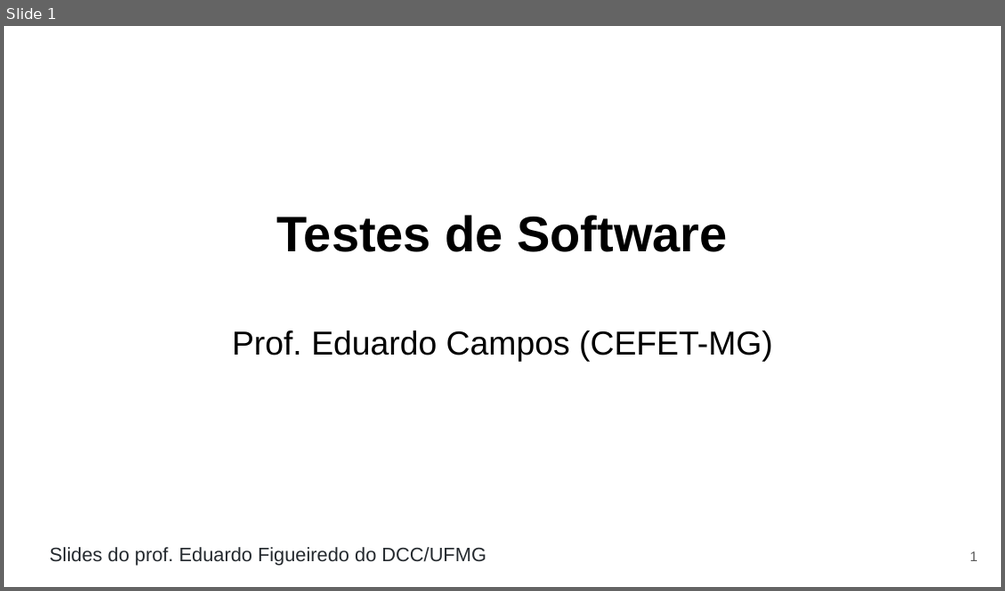
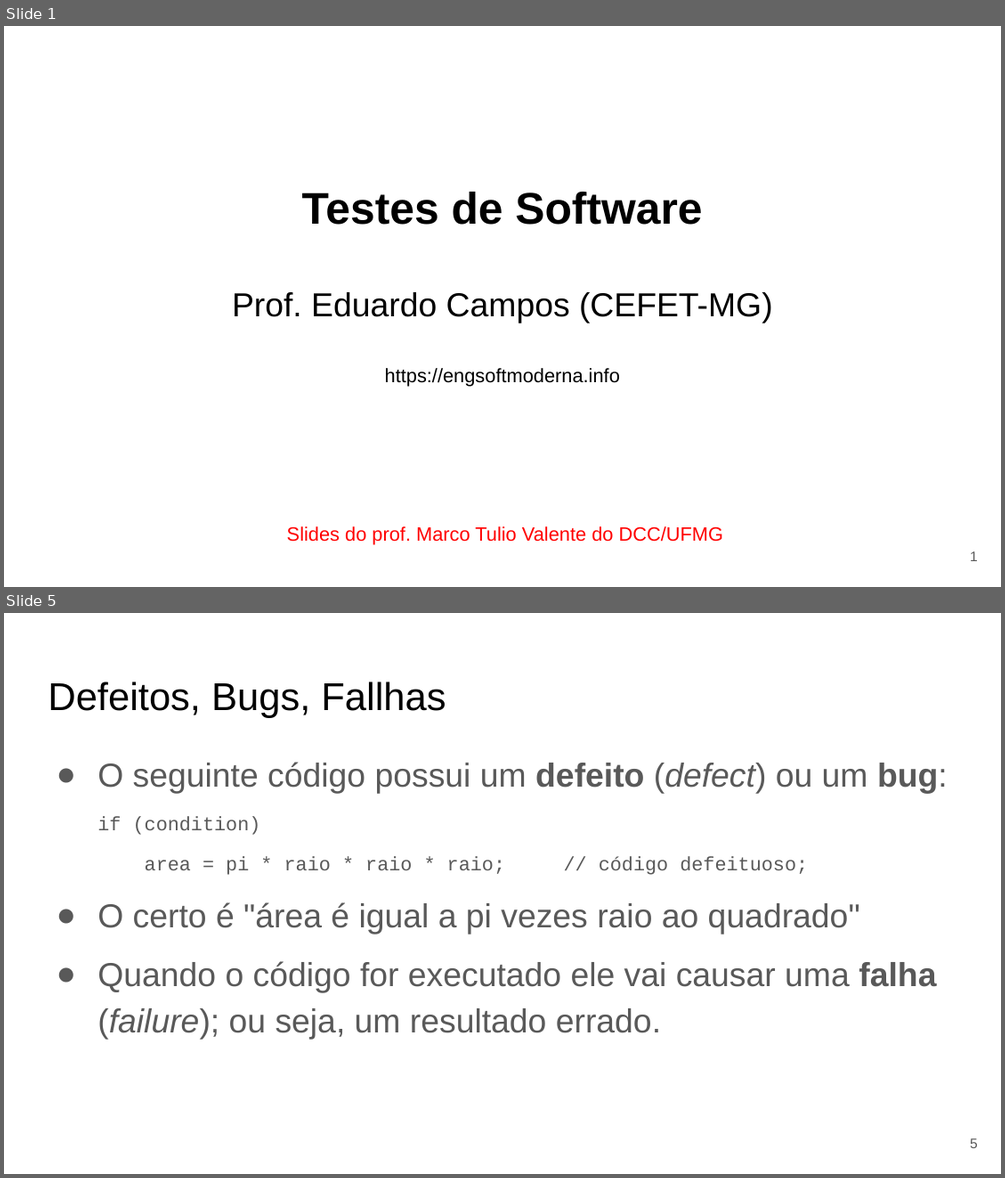
Before and after one commit to eduardocunha11/firstblog, a slide deck: aulas/gsi526/aula9-testes.pptx. Shown one above the other, each under a label of ours: slide 1 before the commit, slides 1 and 5 after it; the slides between them are not shown. The pictures are 1005x591 and 1005x1178 pixels, drawn with LibreOffice and Linux fonts; fonts in the diff are those of the drawing. Boxes give left, top, right and bottom in pixels: in the first picture for what was removed or moved away, otherwise in the second. Text is boxed around its words. In the diff, an @@ line names an element or a change of style, - is before the commit and + after.

Commit message:
aula sobre testes de software

```diff
--- a/aulas/gsi526/aula9-testes.pptx
+++ b/aulas/gsi526/aula9-testes.pptx
@@ slide 5 added at box(4, 613, 1001, 1174), background #FFFFFF @@
@@ title added at box(48, 682, 445, 718), 28 pt, text #000000 @@
+Defeitos, Bugs, Fallhas
@@ text added at box(97, 762, 947, 1038), 24 pt, text #595959 @@
+● O seguinte código possui um defeito (defect) ou um bug:
+if (condition)
+area = pi * raio * raio * raio; // código defeituoso;
+● O certo é "área é igual a pi vezes raio ao quadrado"
+● Quando o código for executado ele vai causar uma falha (failure); ou seja, um resultado errado.
@@ page number added at box(970, 1138, 978, 1148), 10 pt, text #595959 @@
+5
@@ slide 1 changed as well @@
@@ title "Testes de Software": place and size @@
-title "Testes de Software" at box(232, 215, 773, 361)
+title "Testes de Software" at box(232, 192, 773, 386)
@@ title at box(302, 192, 702, 224): size 36 to 32 pt in "Testes de Software" @@
@@ title at box(385, 368, 620, 386): paragraph added @@
+https://engsoftmoderna.info
@@ text at box(287, 526, 723, 545): text changed; text colour #24292E to #FF0000 @@
-Slides do prof. Eduardo Figueiredo do DCC/UFMG
+Slides do prof. Marco Tulio Valente do DCC/UFMG
```
Also in this commit, not shown: 5 other slides changed, 72 other slides added, 26 slides removed, 1 other file.
